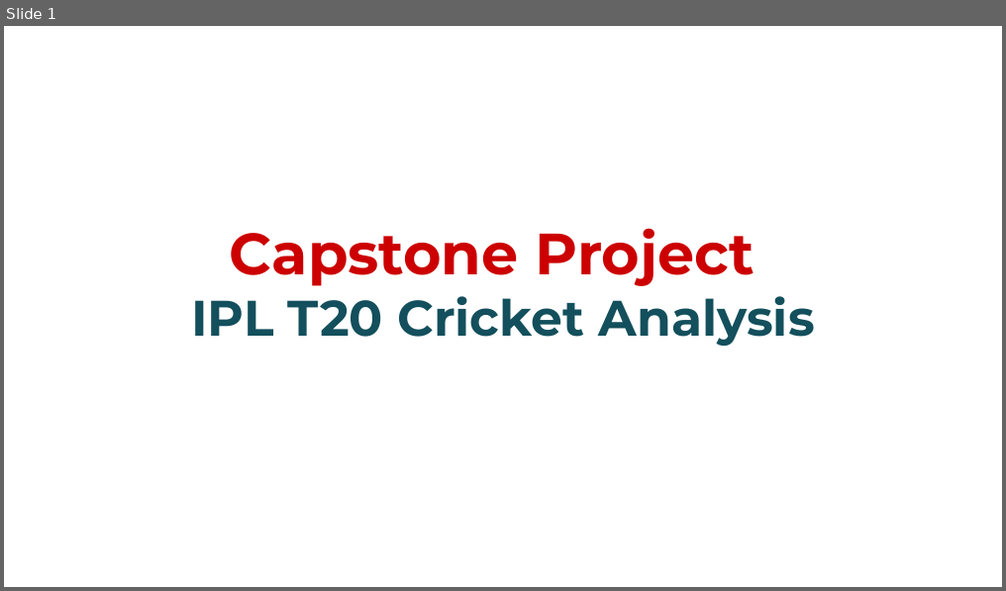
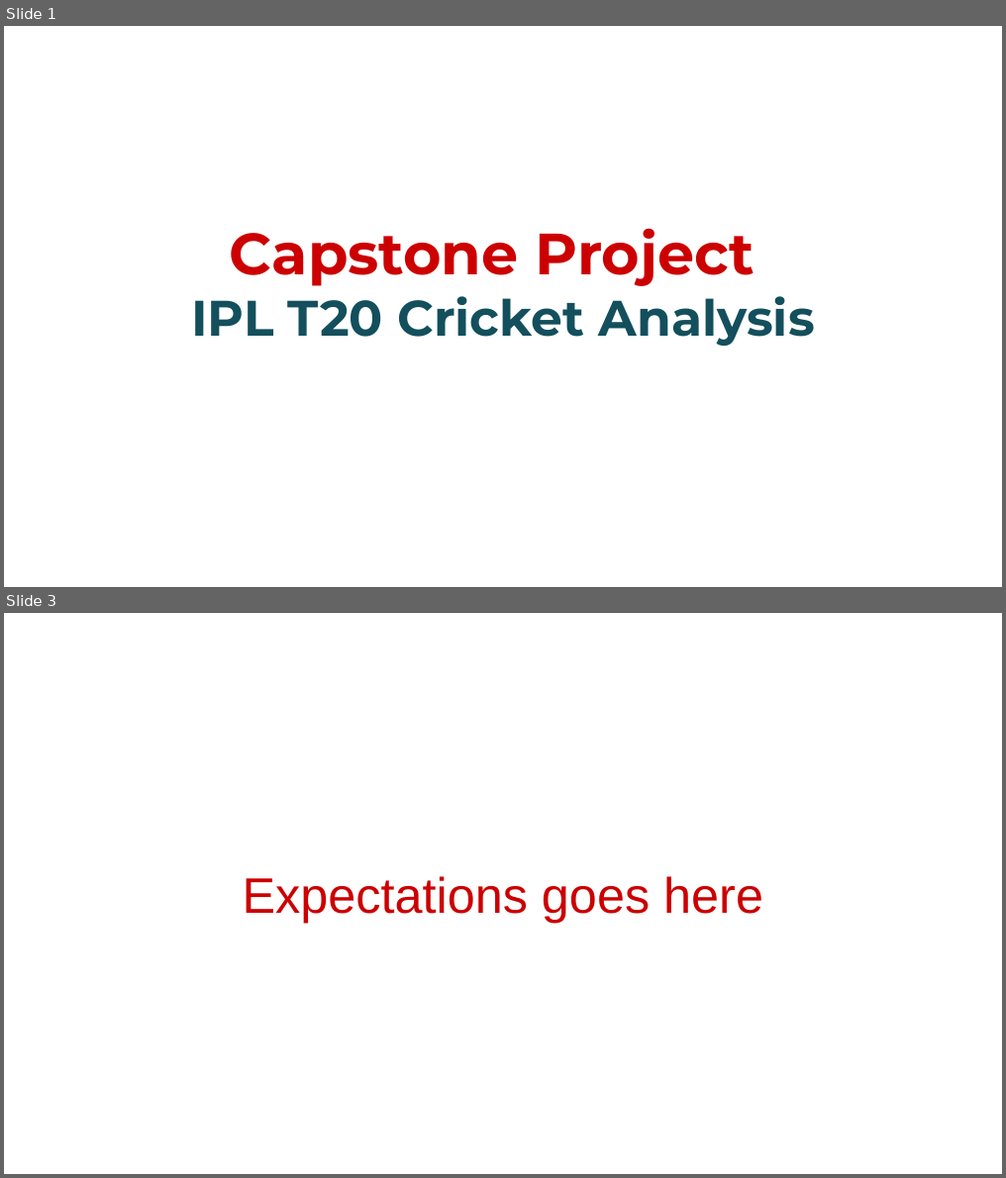
Before and after one commit to Pradip240/IPL-T20-Cricket-Analysis, a slide deck: CapstoneProjectPresentation.pptx. Shown one above the other, each under a label of ours: slide 1 before the commit, slides 1 and 3 after it; the slides between them are not shown. The pictures are 1006x591 and 1006x1178 pixels, drawn with LibreOffice and Linux fonts; fonts in the diff are those of the drawing; background and template pictures are left out. Boxes give left, top, right and bottom in pixels: in the first picture for what was removed or moved away, otherwise in the second. Text is boxed around its words. In the diff, an @@ line names an element or a change of style, - is before the commit and + after.

```diff
--- a/CapstoneProjectPresentation.pptx
+++ b/CapstoneProjectPresentation.pptx
@@ slide 3 added at (4,613,1002,1174), background #FFFFFF @@
@@ title added at (243,876,763,923), 36 pt, text #CC0000 @@
+Expectations goes here
```
Also in this commit, not shown: 11 other slides added.
